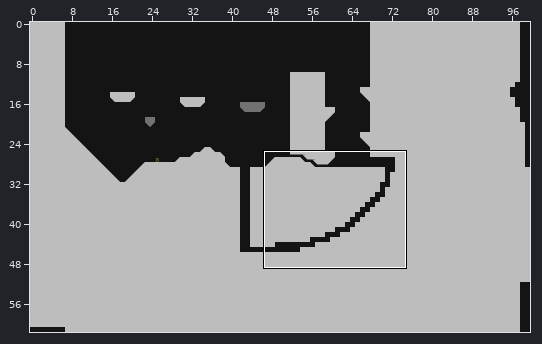
Tiled map: ld35-allturdbeast/data/testmap.tmx. Above, an overview of the earlier version with the close-up marked.
Close-up. As it was:
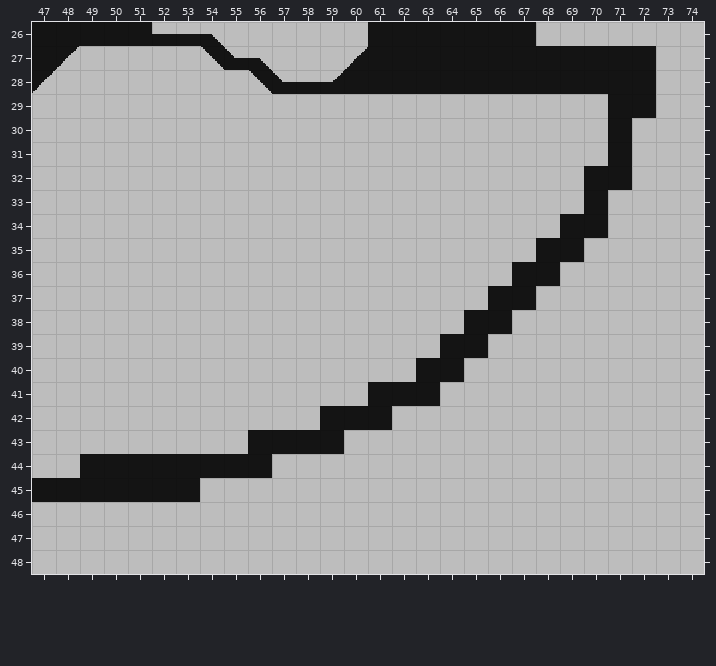
Cells are 16x16 px. Shown: x 47..74, y 26..48.
And afterwards:
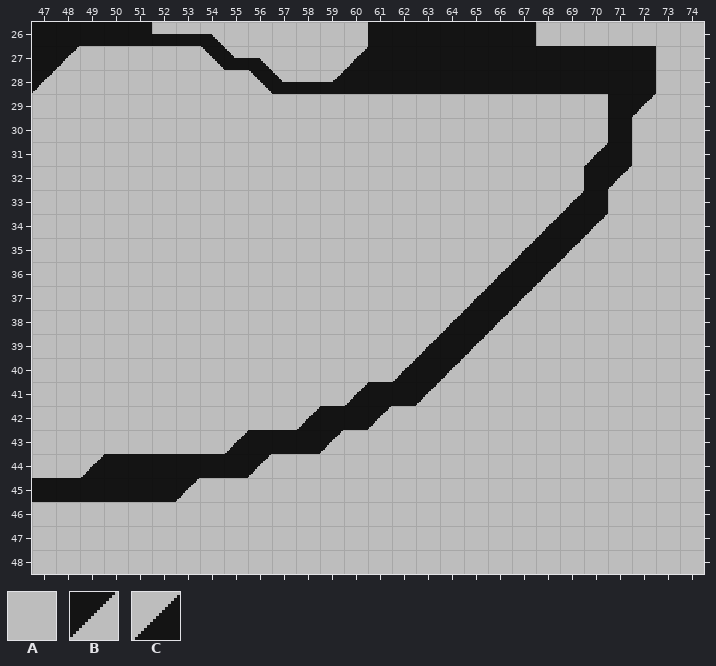
Key: from "Base": A 16, B 32, C 49.
_ is an empty cell, . an unchanged one.
Edits made:
--- layer "Ground"
@@ x 72..72 @@
-29 _
+29 B
@@ x 49..71 @@
-31 .....................A.
-32 ......................_
-33 ....................A..
-34 ...................A._.
-35 ..................A._..
-36 .................A._...
-37 ................A._....
-38 ...............A._.....
-39 ..............A._......
-40 .............A._.......
-41 ...........A.._........
-42 .........A.._..........
-43 ......A..._............
-44 _......_...............
-45 ...._..................
+31 .....................C.
+32 ......................B
+33 ....................C..
+34 ...................C.B.
+35 ..................C.B..
+36 .................C.B...
+37 ................C.B....
+38 ...............C.B.....
+39 ..............C.B......
+40 .............C.B.......
+41 ...........C..B........
+42 .........C..B..........
+43 ......C...B............
+44 C......B...............
+45 ....B..................
